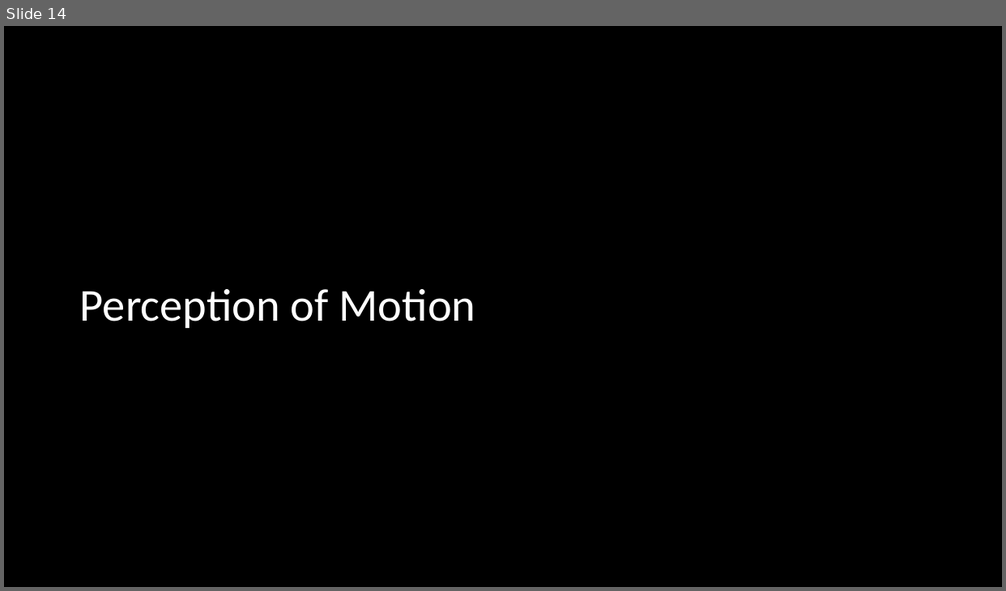
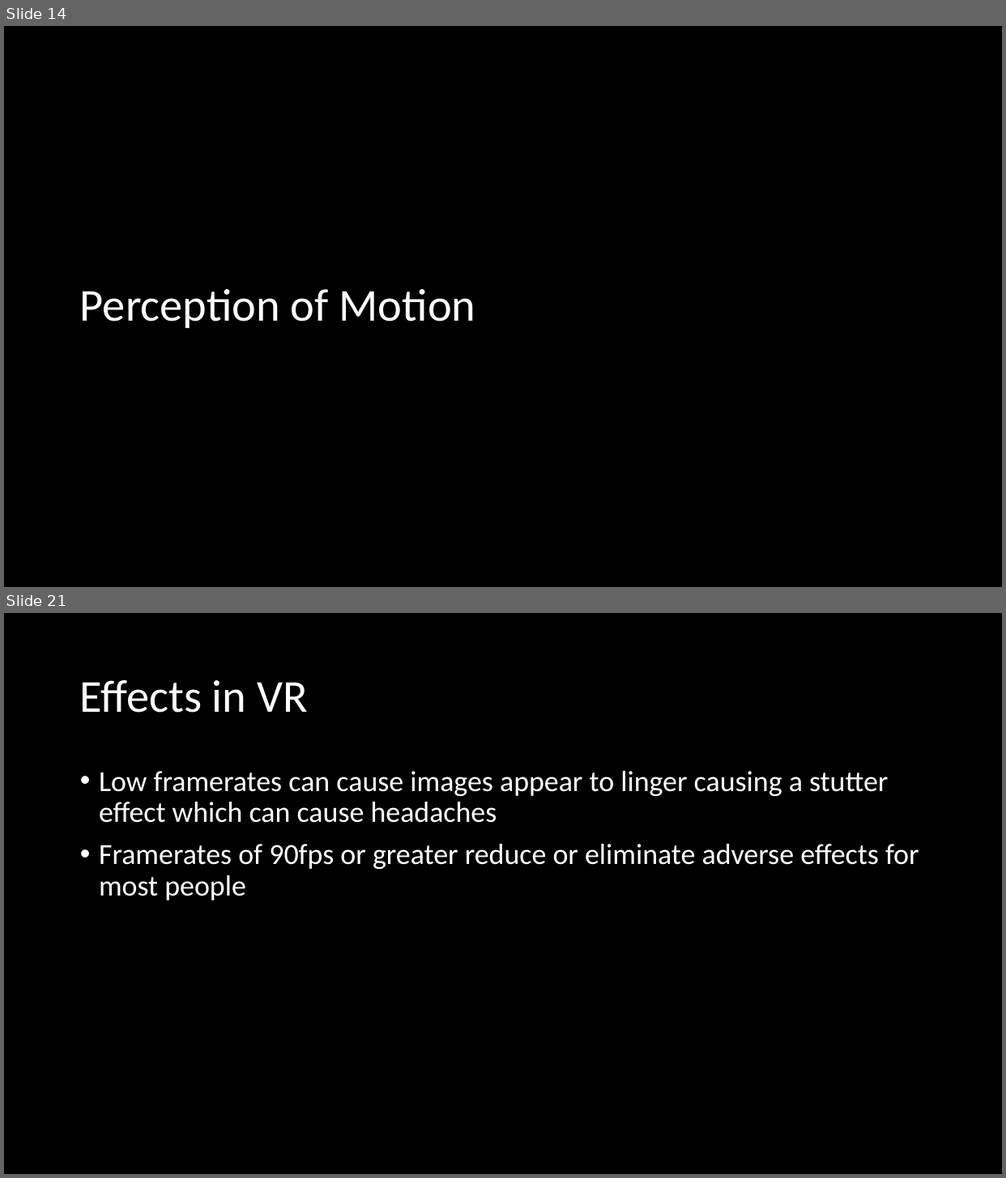
Before and after one commit to haelmic3/Graphics2, a slide deck: slides/Chapter 6.pptx. Shown one above the other, each under a label of ours: slide 14 before the commit, slides 14 and 21 after it; the slides between them are not shown. The pictures are 1006x591 and 1006x1178 pixels, drawn with LibreOffice and Linux fonts; fonts in the diff are those of the drawing. Boxes give left, top, right and bottom in pixels: in the first picture for what was removed or moved away, otherwise in the second. Text is boxed around its words. In the diff, an @@ line names an element or a change of style, - is before the commit and + after.

```diff
--- a/slides/Chapter 6.pptx
+++ b/slides/Chapter 6.pptx
@@ slide 21 added at box(4, 613, 1002, 1174), background #FFFFFF @@
@@ title added at box(80, 680, 308, 713), 44 pt, text #000000 @@
+Effects in VR
@@ text added at box(99, 771, 919, 901), 28 pt, text #000000 @@
+• Low framerates can cause images appear to linger causing a stutter effect which can cause headaches
+• Framerates of 90fps or greater reduce or eliminate adverse effects for most people
```
Also in this commit, not shown: 14 other slides changed, 10 other slides added, 3 other files.
